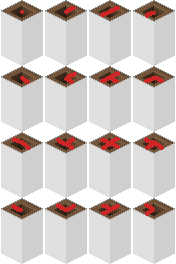
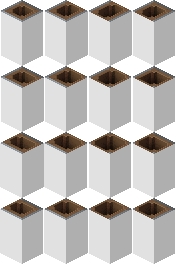
Layered file, before and after one edit (176px x 264px). Changes by layer:
hid "overlay" over left=11, top=6, right=164, bottom=216
moved "walls" out of group "big_bottom_right" over left=0, top=0, right=175, bottom=264
added group "drywall" (1st of 2, in "walls") with 2 layers in group "walls" over left=1, top=0, right=175, bottom=220
added layer "drywall second layer" in group "drywall" over left=1, top=0, right=175, bottom=220
added layer "drywall" (2nd of 2, in "walls" › "drywall") in group "drywall" over left=1, top=0, right=175, bottom=220
renamed "Layer 54" to "painting", painted on it, masked it over left=0, top=11, right=175, bottom=264
moved "unconnected" above "horiz_left" over left=1, top=0, right=43, bottom=66
removed group "walls" (16th of 16, in "unconnected") (1 layers) from group "unconnected" over left=1, top=0, right=43, bottom=66
removed layer "Layer 2" (4th of 4, in "unconnected" › "walls") from group "walls" over left=1, top=0, right=43, bottom=66
moved "horiz_left" above "horiz_middle" over left=45, top=0, right=87, bottom=66
removed group "walls" (15th of 16, in "horiz_left") (1 layers) from group "horiz_left" over left=45, top=0, right=87, bottom=66
removed layer "Layer 2" (3rd of 4, in "horiz_left" › "walls") from group "walls" over left=45, top=0, right=87, bottom=66
moved "horiz_middle" above "horiz_right" over left=89, top=0, right=131, bottom=66
removed group "walls" (14th of 16, in "horiz_middle") (1 layers) from group "horiz_middle" over left=89, top=0, right=131, bottom=66
moved "big_top_left" above "big_top_middle" over left=43, top=66, right=87, bottom=132
moved "big_center_left" above "big_center_middle" over left=43, top=132, right=87, bottom=198
moved "big_bottom_left" above "big_bottom_middle" over left=44, top=198, right=88, bottom=264
moved "big_bottom_middle" above "big_bottom_right" over left=87, top=198, right=132, bottom=264
…and 100 more changes (33 added, 2 mask, 1 moved_by, 7 painted, 51 removed, 8 stack)
